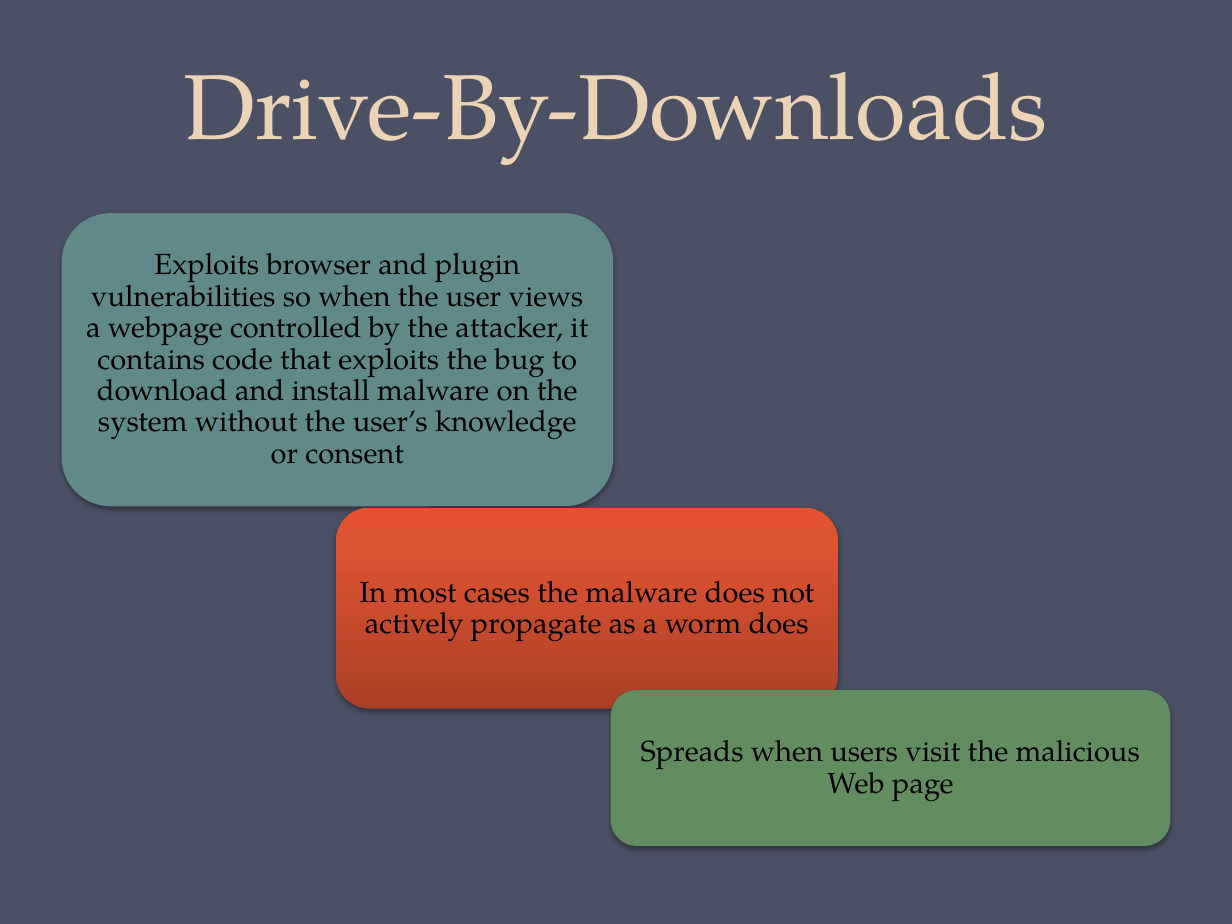
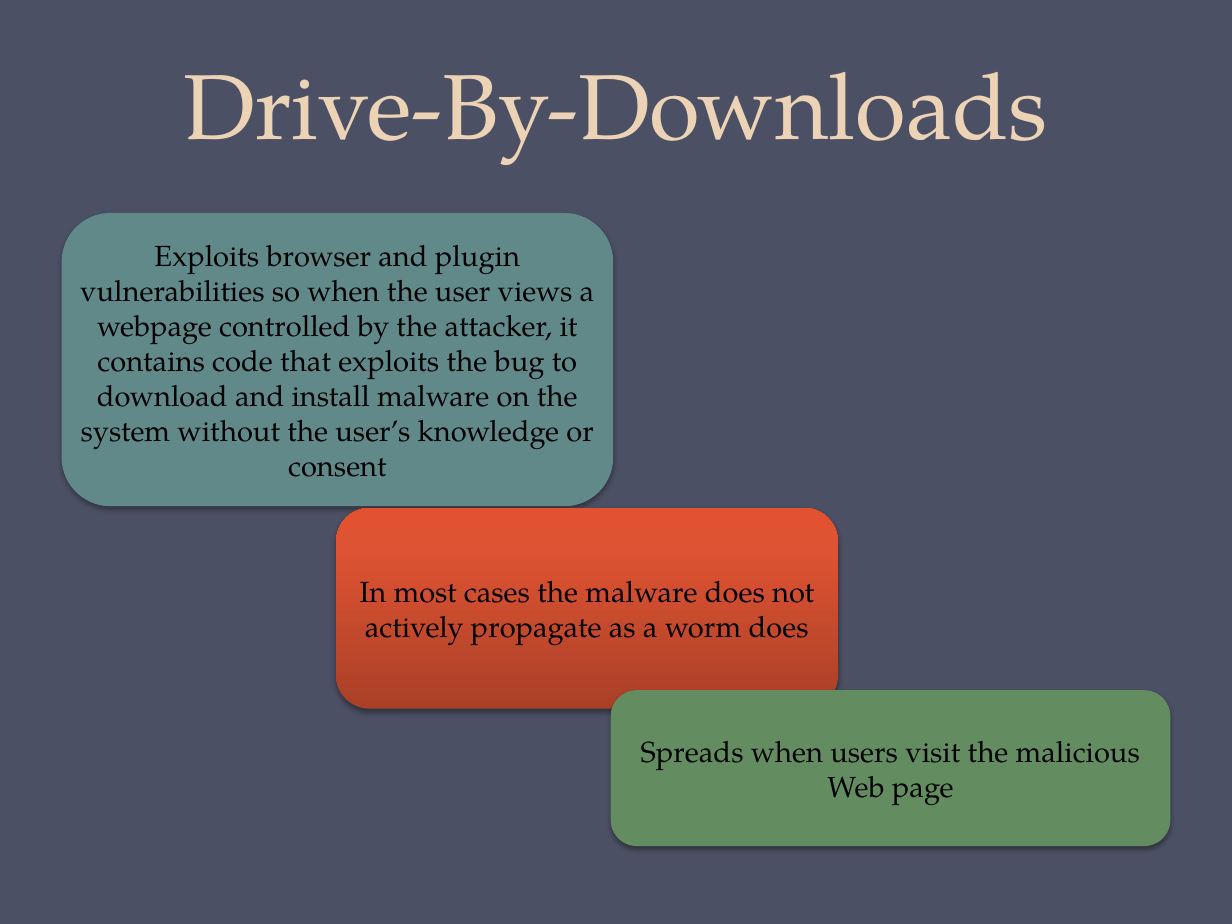
Before and after one commit to Syed007Hassan/Fast-Material-CS-SE, a slide deck: slide 16 of 7TH SEMESTER/Information Security - Abdul Aziz/Letures old/CH06-CompSec4e_Malicious Software.pptx. Drawn at 1232x924 pixels with LibreOffice and Linux fonts; fonts in the diff are those of the drawing. Boxes give left, top, right and bottom in pixels: in the first picture for what was removed or moved away, otherwise in the second. Text is boxed around its words. In the diff, an @@ line names an element or a change of style, - is before the commit and + after.

```diff
--- a/7TH SEMESTER/Information Security - Abdul Aziz/Letures old/CH06-CompSec4e_Malicious Software.pptx
+++ b/7TH SEMESTER/Information Security - Abdul Aziz/Letures old/CH06-CompSec4e_Malicious Software.pptx
@@ line spacing 0.9 to 1 in 3 elements at (x1=641, y1=741, x2=1140, y2=805), (x1=360, y1=581, x2=814, y2=646), (x1=80, y1=245, x2=595, y2=477) @@
@@ text "Exploits browser and plugin vulnerabilities ..." moved from (x1=86, y1=253, x2=588, y2=464) to (x1=80, y1=245, x2=595, y2=477) @@
```
Also in this commit, not shown: 16 other slides changed, 49 other files.
